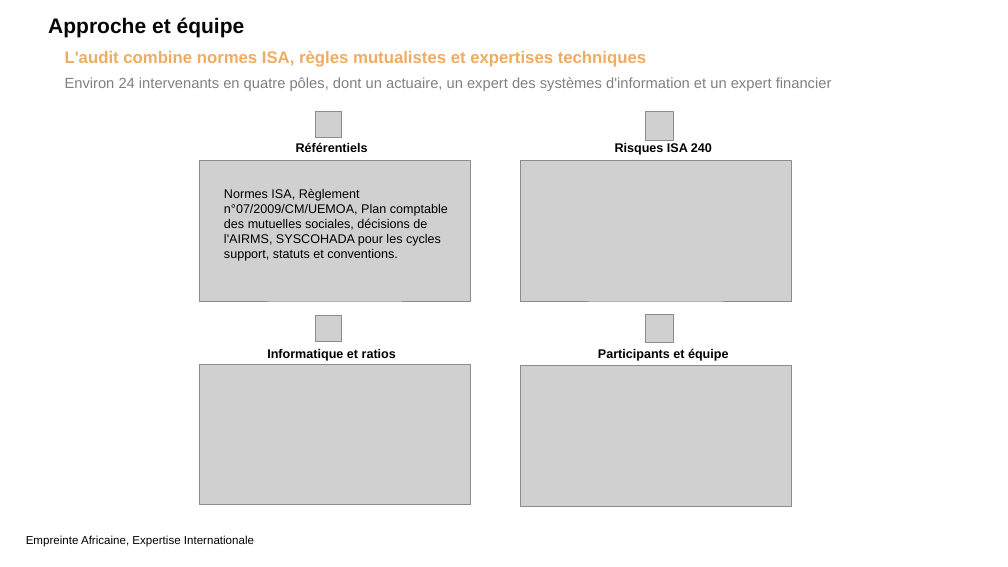
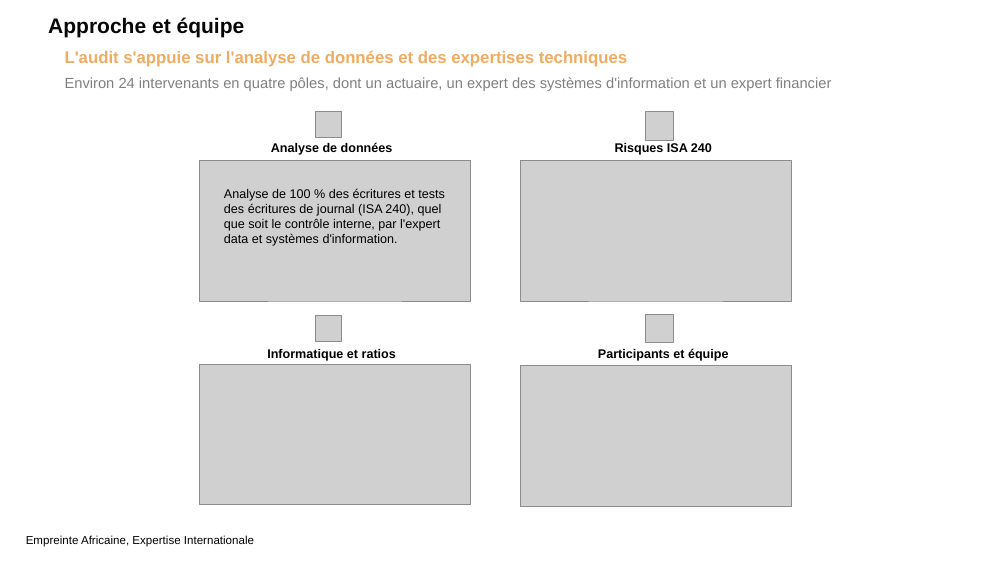
Before and after one commit to siakoel-art/FPPN, a slide deck: slide 9 of FPPN_CR_reunion_de_lancement_Adenka_20261014.pptx (slide 5 before the commit). Drawn at 1008x567 pixels with LibreOffice and Linux fonts; fonts in the diff are those of the drawing; grey boxes stand for pictures; background and template pictures are left out. Boxes give left, top, right and bottom in pixels: in the first picture for what was removed or moved away, otherwise in the second. Text is boxed around its words. In the diff, an @@ line names an element or a change of style, - is before the commit and + after.

```diff
--- a/FPPN_CR_reunion_de_lancement_Adenka_20261014.pptx
+++ b/FPPN_CR_reunion_de_lancement_Adenka_20261014.pptx
@@ text at [65, 50, 627, 67]: text changed @@
-L'audit combine normes ISA, règles mutualistes et expertises techniques
+L'audit s'appuie sur l'analyse de données et des expertises techniques
@@ text at [271, 142, 393, 155]: text changed @@
-Référentiels
+Analyse de données
@@ text at [224, 188, 445, 246]: text changed @@
-Normes ISA, Règlement n°07/2009/CM/UEMOA, Plan comptable des mutuelles sociales, décisions de l'AIRMS, SYSCOHADA pour les cycles support, statuts et conventions.
+Analyse de 100 % des écritures et tests des écritures de journal (ISA 240), quel que soit le contrôle interne, par l'expert data et systèmes d'information.
```
Also in this commit, not shown: 3 other slides changed, 4 slides added.
